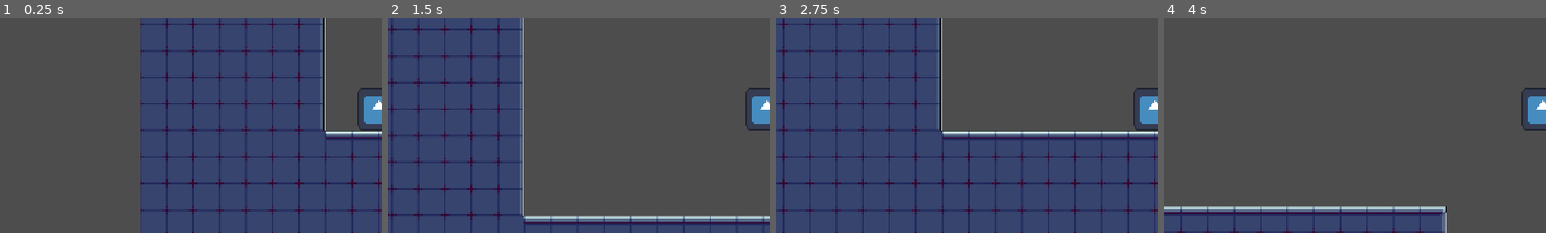
Above: before the commit, frames 1-4 (left to right).
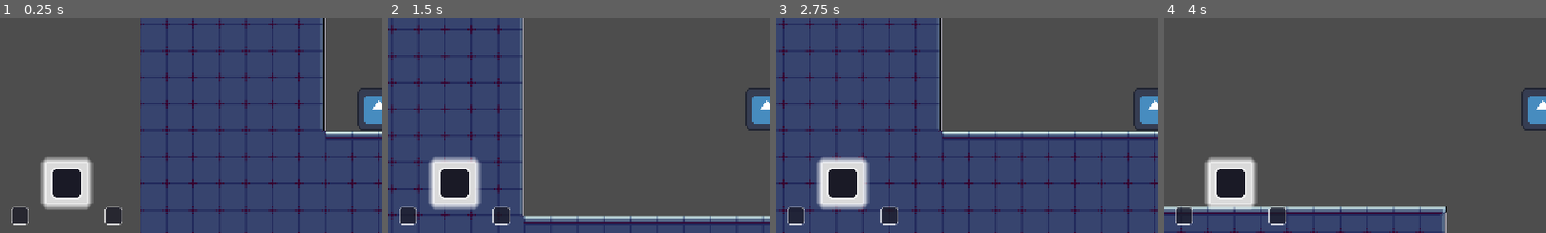
Above: after the commit, the same moments.

Repository: Paulpoomrit/ggj-2026
Game: Godot game, scene res://levels/test_level.tscn
The game is run twice, just before and just after one commit, with the same random seed, the same clock (stepped at 60 frames per second) and the same inputs. The engine's default icon, where the game draws it, is replaced by a stand-in: a white triangle on a blue panel in a dark square.
Inputs:
- Up to frame 1 (0.25 s): no input
- Up to frame 2 (1.5 s): tap Enter at 0.5 s; hold D (move_right) from 0.53 s (still down); tap Shift at 0.6, 1.35 s; tap Space (jump) at 0.77 s
- Up to frame 3 (2.75 s): tap Space (jump) at 1.52 s; release D (move_right) at 2.03 s; hold A (move_left) from 2.03 s (still down); tap Shift at 2.1 s
- Up to frame 4 (4 s): release A (move_left) at 2.78 s; hold D (move_right) from 2.78 s (still down); tap Shift at 2.85, 3.6 s; tap Space (jump) at 3.02, 3.77 s
The pictures show only the part of the screen within x 0-50%, y 44-94%; the shares and areas given below are measured in that part.

The runs differ from the first frame. In frame 1, 4.1% of the frame differs, in the area x 3-32%, y 64-97%; in frame 2, 4.1%; in frame 3, 4.1%; in frame 4, 4.1%.

Commit message:
Modfied UI

Diff:
--- a/scenes/player.tscn
+++ b/scenes/player.tscn
@@ -1,7 +1,8 @@
-[gd_scene load_steps=4 format=3 uid="uid://bsfa1tlsh7fwr"]
+[gd_scene load_steps=5 format=3 uid="uid://bsfa1tlsh7fwr"]
 
 [ext_resource type="Texture2D" uid="uid://brghiiw2e8ian" path="res://assets/icon.svg" id="1_3vyb7"]
 [ext_resource type="Script" uid="uid://bdf8a0uau7y2d" path="res://scripts/player.gd" id="1_g2els"]
+[ext_resource type="PackedScene" uid="uid://beiv8spglpk43" path="res://UI/item_ui.tscn" id="3_qhqgy"]
 
 [sub_resource type="CircleShape2D" id="CircleShape2D_g2els"]
 radius = 64.0
@@ -19,3 +20,13 @@
 [node name="Camera2D" type="Camera2D" parent="."]
 position = Vector2(9, -203)
 zoom = Vector2(0.5, 0.5)
+
+[node name="ItemUI" parent="." instance=ExtResource("3_qhqgy")]
+anchors_preset = 7
+anchor_left = 0.5
+anchor_right = 0.5
+offset_left = -1091.0
+offset_top = 221.0
+offset_right = -792.5
+offset_bottom = 423.0
+size_flags_vertical = 8
